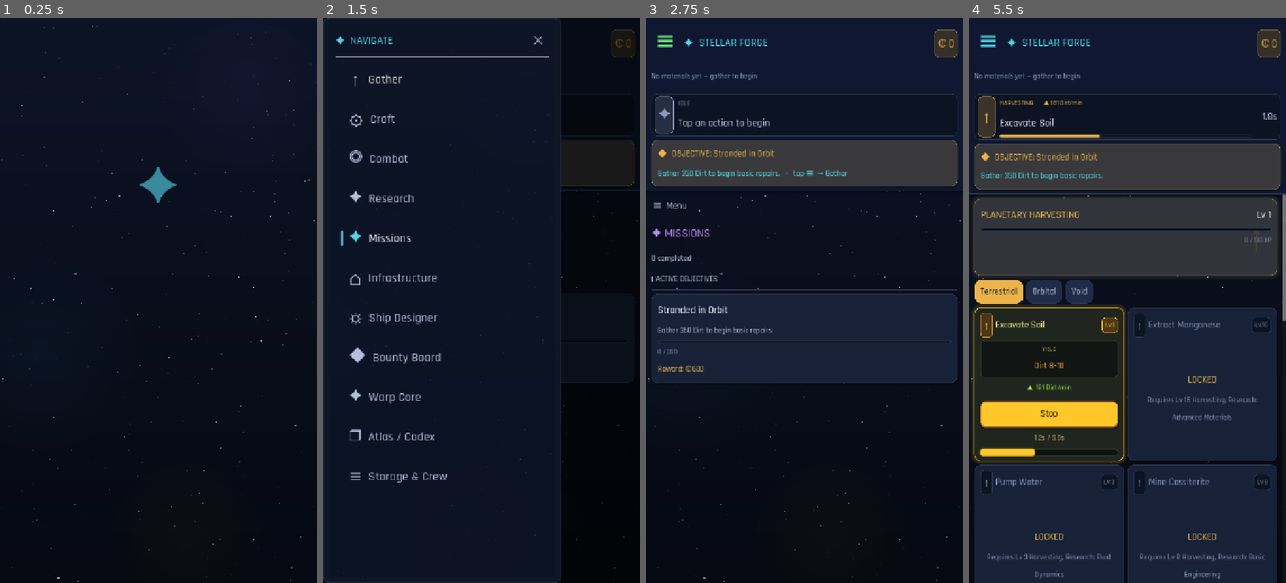
Above: before the commit, frames 1-4 (left to right).
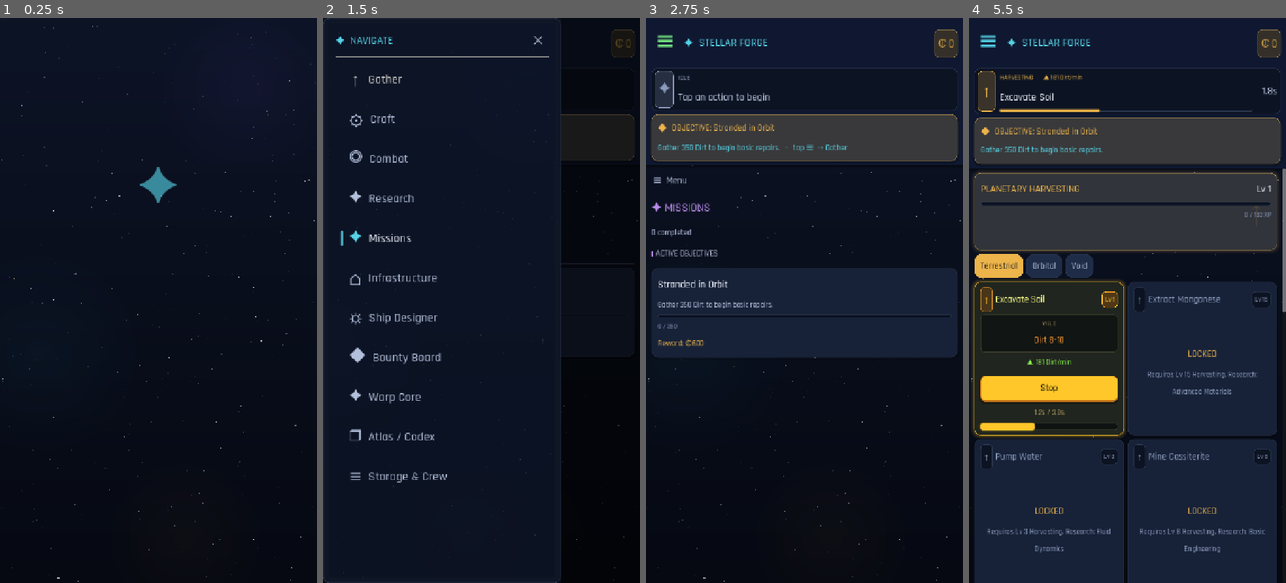
Above: after the commit, the same moments.

Repository: trakyalilter/TestMobileGame
Game: Godot game, scene res://scenes/main.tscn
Same seed, same stepped clock (60 frames per second), same inputs: the game is played once before the commit and once after it.
Inputs (mouse positions are in pixels of both pictures, inside the frame that each line leads up to):
- Up to frame 1 (0.25 s): no input
- Up to frame 2 (1.5 s): click "☰" at 0.5 s; click "☰" at 1.25 s
- Up to frame 3 (2.75 s): click "✕" at 2 s
- Up to frame 4 (5.5 s): click "☰" at 2.75 s; click (1089, 80) at 3.52 s; click "Start" at 4.25 s; click "Terrestrial" at 5 s

The runs differ from the first frame. In frame 1, less than 0.1% of the frame differs, in the area x 23-98%, y 27-62%; in frame 2, less than 0.1%; in frame 3, 19%; in frame 4, 28%, in the area x 0-100%, y 9-100%.

Commit message:
Remove the header materials strip — Storage page owns holdings
The scrolling resource-chip bar in the top HUD duplicated the Storage page and
ate header space. Header now shows credits only (always visible pill); the
freed ~50px goes to content. Dropped the now-dead _chip helper.

https://claude.ai/code/session_01GUAm67mj5mAEoyJTAWupry

Diff:
--- a/scripts/ui/main.gd
+++ b/scripts/ui/main.gd
@@ -96,7 +96,6 @@
 var build_cat := "power"
 var ship_view := "loadout"
 var ship_mod_slot := "weapon"
-var res_bar: HBoxContainer
 var safe_margin: MarginContainer
 var active_banner: PanelContainer
 var _banner_chip: PanelContainer
@@ -552,14 +551,6 @@
 	ch.add_child(_hdr_credits)
 	hdr.add_child(cpill)
 	topv.add_child(hdr)
-	var scroll := ScrollContainer.new()
-	scroll.horizontal_scroll_mode = ScrollContainer.SCROLL_MODE_AUTO
-	scroll.vertical_scroll_mode = ScrollContainer.SCROLL_MODE_DISABLED
-	scroll.custom_minimum_size = Vector2(0, 50)
-	topv.add_child(scroll)
-	res_bar = HBoxContainer.new()
-	res_bar.add_theme_constant_override("separation", 6)
-	scroll.add_child(res_bar)
 	active_banner = _build_active_banner()
 	topv.add_child(active_banner)
 	# Coaching banner (tutorial guidance) — shows the current objective + a directive.
@@ -2969,54 +2960,9 @@
 	v.add_child(c)
 
 func _refresh_top() -> void:
+	# Header shows credits only — material holdings live on the Storage page.
 	if is_instance_valid(_hdr_credits):
 		_hdr_credits.text = GameData.fmt(GameState.credits)
-	if res_bar == null:
-		return
-	for c in res_bar.get_children():
-		res_bar.remove_child(c)
-		c.queue_free()
-	var any := false
-	for sym in GameData.RESOURCES:
-		var amt := GameState.amount(sym)
-		if amt <= 0:
-			continue
-		any = true
-		res_bar.add_child(_chip(GameData.res_name(sym), GameData.fmt(amt), _hex(GameData.color_for(sym)), false))
-	if not any:
-		var hint := Label.new()
-		hint.text = "No materials yet — gather to begin"
-		hint.add_theme_font_size_override("font_size", _fs(10))
-		hint.add_theme_color_override("font_color", Color.html(C_MUTED))
-		res_bar.add_child(hint)
-
-## A rounded resource pill: colored dot + name + value.
-func _chip(name: String, value: String, accent: String, strong: bool) -> Control:
-	var panel := PanelContainer.new()
-	panel.add_theme_stylebox_override("panel", _bordered(_mix(accent, SURFACE_HI, 0.85) if strong else SURFACE_HI, _mix(accent, LINE, 0.6) if strong else LINE, 1, 14))
-	var hb := HBoxContainer.new()
-	hb.add_theme_constant_override("separation", 5)
-	panel.add_child(hb)
-	var dot := Panel.new()
-	dot.custom_minimum_size = Vector2(7, 7)
-	var ds := StyleBoxFlat.new()
-	ds.bg_color = Color.html(accent)
-	ds.set_corner_radius_all(4)
-	dot.add_theme_stylebox_override("panel", ds)
-	var dw := CenterContainer.new()
-	dw.add_child(dot)
-	hb.add_child(dw)
-	var nm := Label.new()
-	nm.text = name
-	nm.add_theme_font_size_override("font_size", _fs(11))
-	nm.add_theme_color_override("font_color", Color.html(C_DIM))
-	hb.add_child(nm)
-	var vl := Label.new()
-	vl.text = value
-	vl.add_theme_font_size_override("font_size", _fs(12))
-	vl.add_theme_color_override("font_color", Color.html(accent if strong else C_TEXT))
-	hb.add_child(vl)
-	return panel
 
 func _build_active_banner() -> PanelContainer:
 	var panel := PanelContainer.new()
